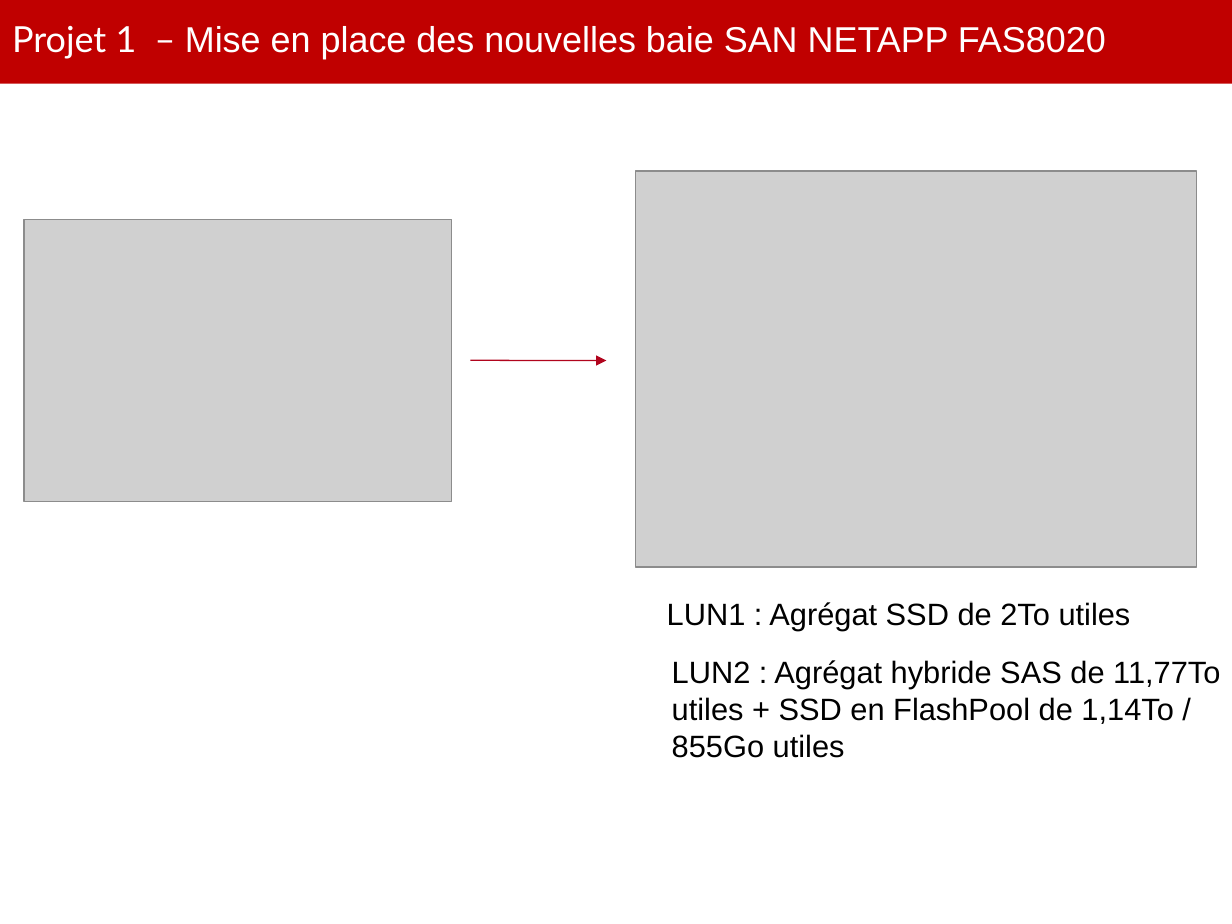
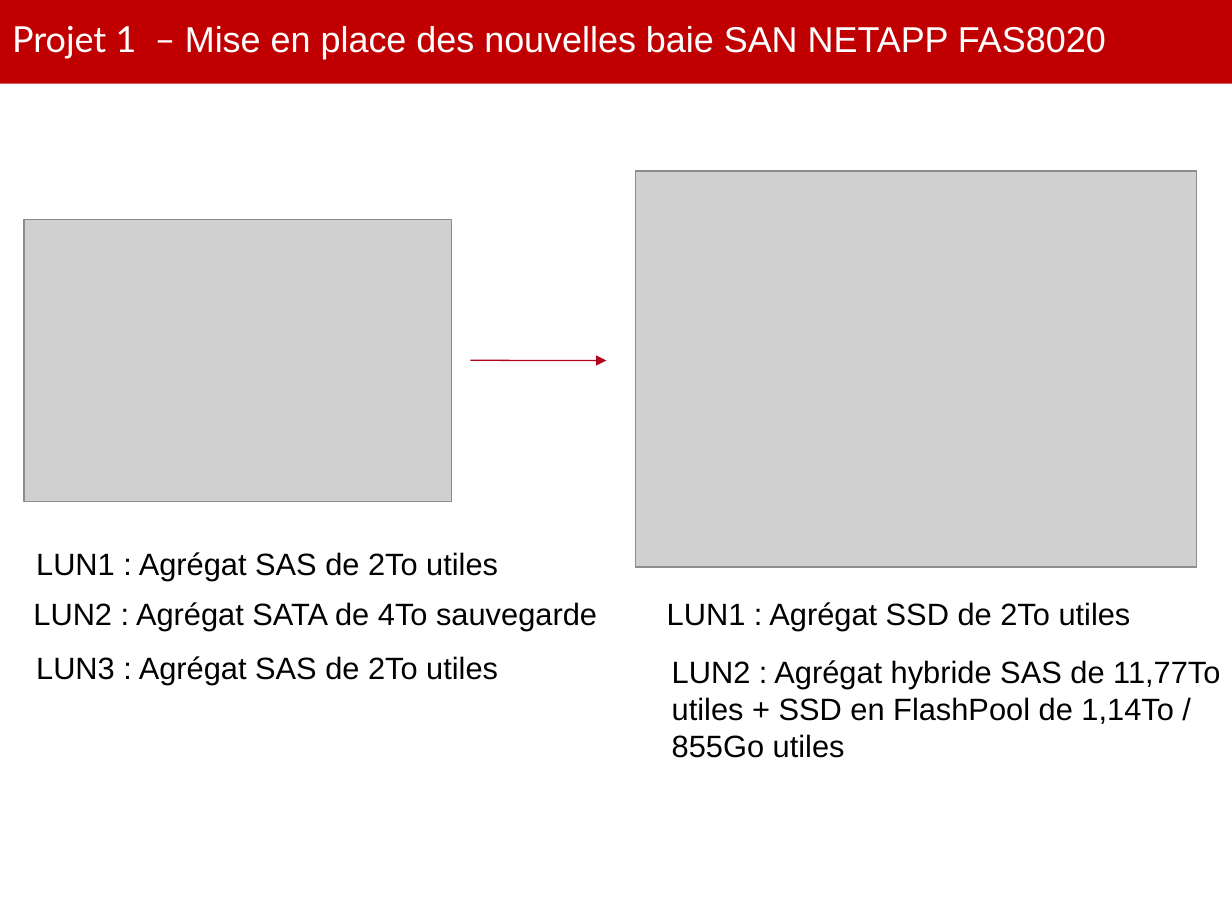
Before and after one commit to Mialus/Stage, a slide deck: slide 9 of présentation Pierre Wargnier.ppt. Drawn at 1232x924 pixels with LibreOffice and Linux fonts; fonts in the diff are those of the drawing; grey boxes stand for pictures. Boxes give left, top, right and bottom in pixels: in the first picture for what was removed or moved away, otherwise in the second. Text is boxed around its words. In the diff, an @@ line names an element or a change of style, - is before the commit and + after.

Commit message:
add ppt

```diff
--- a/présentation Pierre Wargnier.ppt
+++ b/présentation Pierre Wargnier.ppt
@@ text added at (x1=36, y1=552, x2=498, y2=581), 18 pt, text #000000 @@
+LUN1 : Agrégat SAS de 2To utiles
@@ text added at (x1=33, y1=602, x2=597, y2=630), 18 pt, text #000000 @@
+LUN2 : Agrégat SATA de 4To sauvegarde
@@ text added at (x1=36, y1=656, x2=498, y2=685), 18 pt, text #000000 @@
+LUN3 : Agrégat SAS de 2To utiles
```
